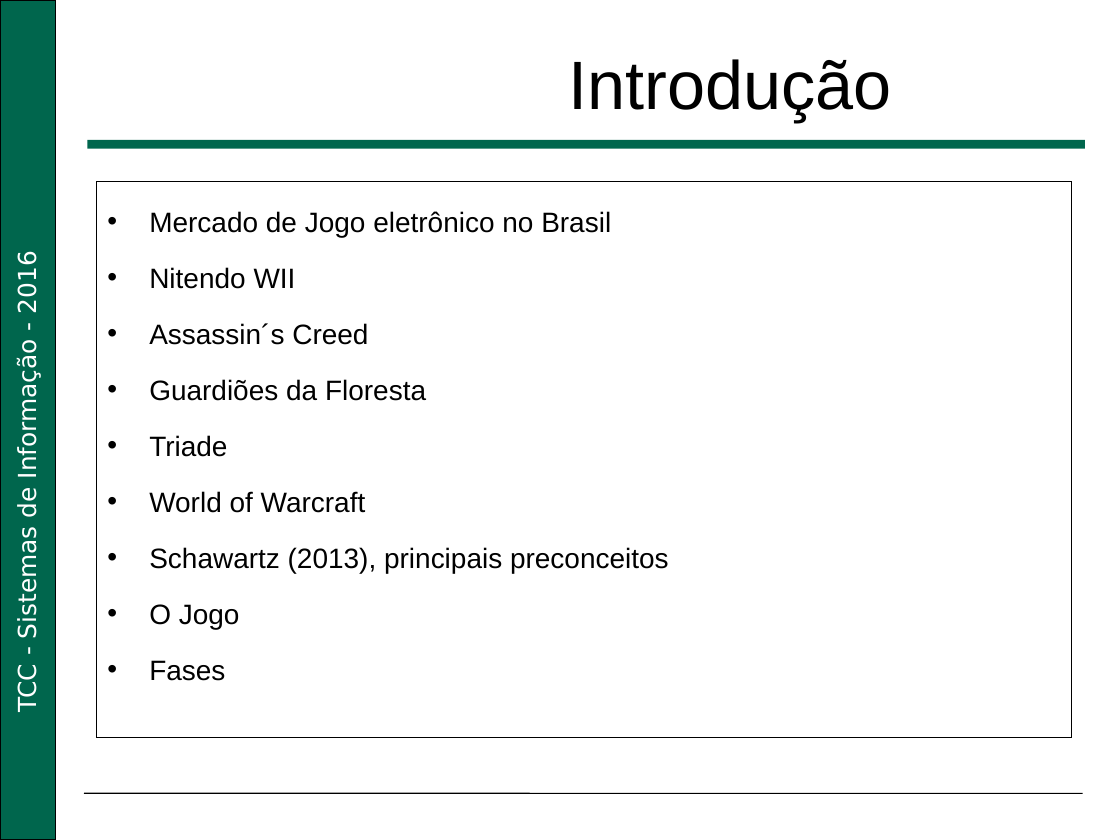
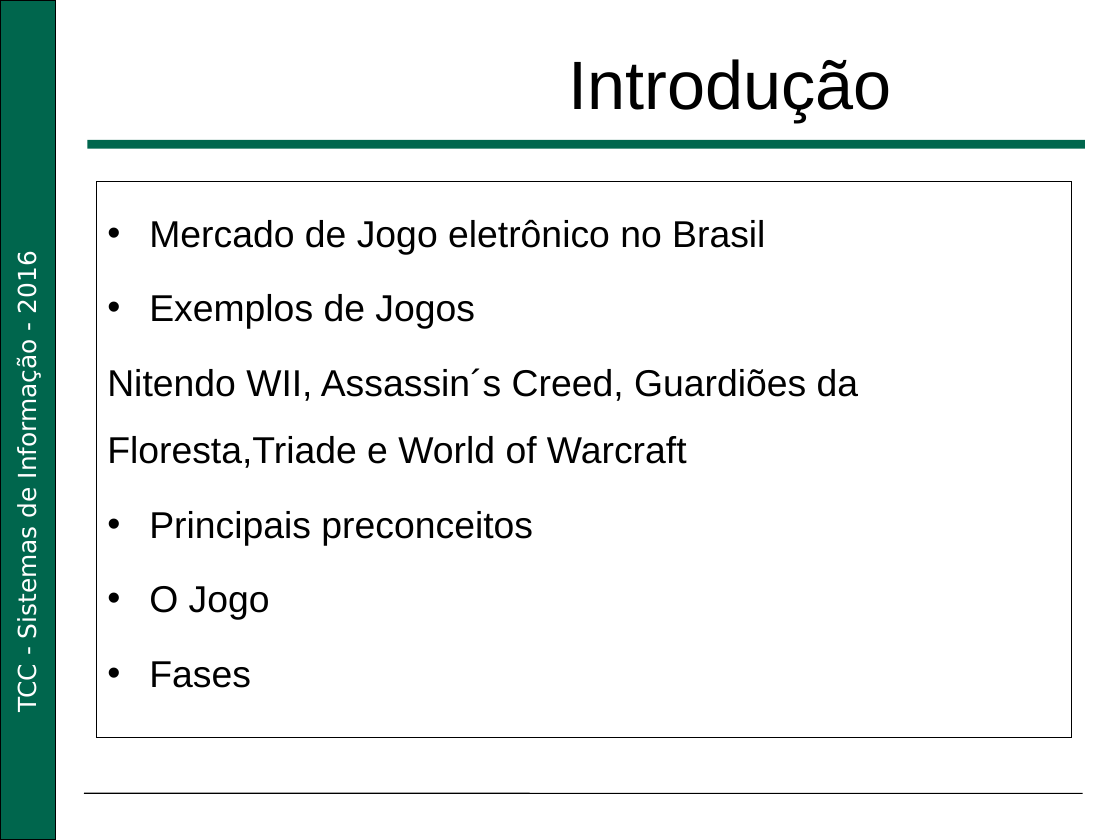
Before and after one commit to PauloRenato4/Jogo-Educativo-TCC-2016, a slide deck: slide 2 of Slides/Jogo Educativo.pptx (slide 5 before the commit). Drawn at 1120x840 pixels with LibreOffice and Linux fonts; fonts in the diff are those of the drawing; background and template pictures are left out. Boxes give left, top, right and bottom in pixels: in the first picture for what was removed or moved away, otherwise in the second. Text is boxed around its words. In the diff, an @@ line names an element or a change of style, - is before the commit and + after.

```diff
--- a/Slides/Jogo Educativo.pptx
+++ b/Slides/Jogo Educativo.pptx
@@ text in rectangle at [149,219,765,688]: size 18 to 24 pt in "Mercado de Jogo eletrônico no Brasil", "O Jogo", "Fases"; alignment justified to left; more space between paragraphs @@
@@ text in rectangle at [107,294,859,545]: text changed; size 18 to 24 pt @@
-• Nitendo WII
-• Assassin´s Creed
-• Guardiões da Floresta
-• Triade
-• World of Warcraft
-• Schawartz (2013), principais preconceitos
+• Exemplos de Jogos
+Nitendo WII, Assassin´s Creed, Guardiões da Floresta,Triade e World of Warcraft
+• Principais preconceitos
```
Also in this commit, not shown: 6 other slides changed, 2 slides added, 1 slide removed.
